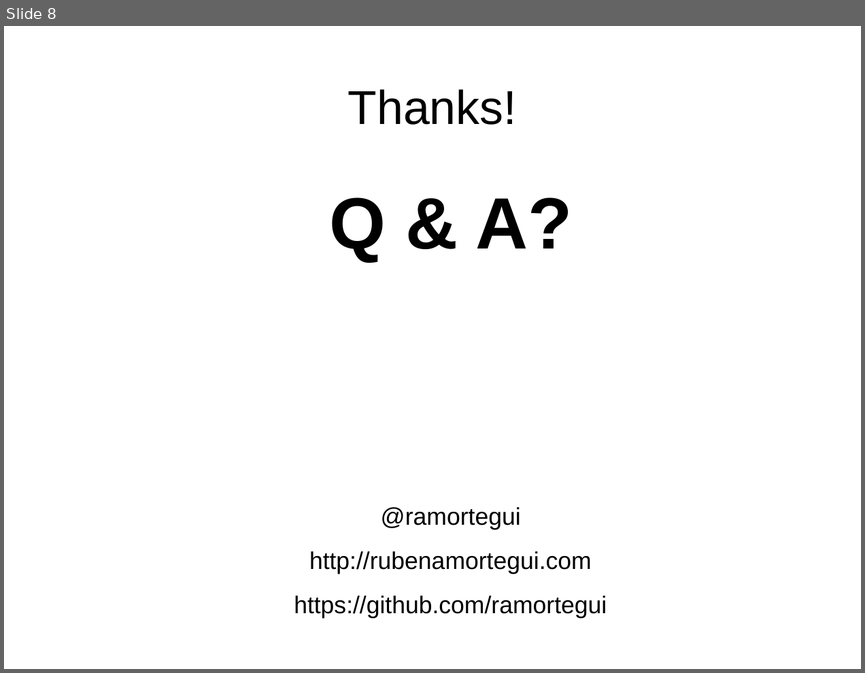
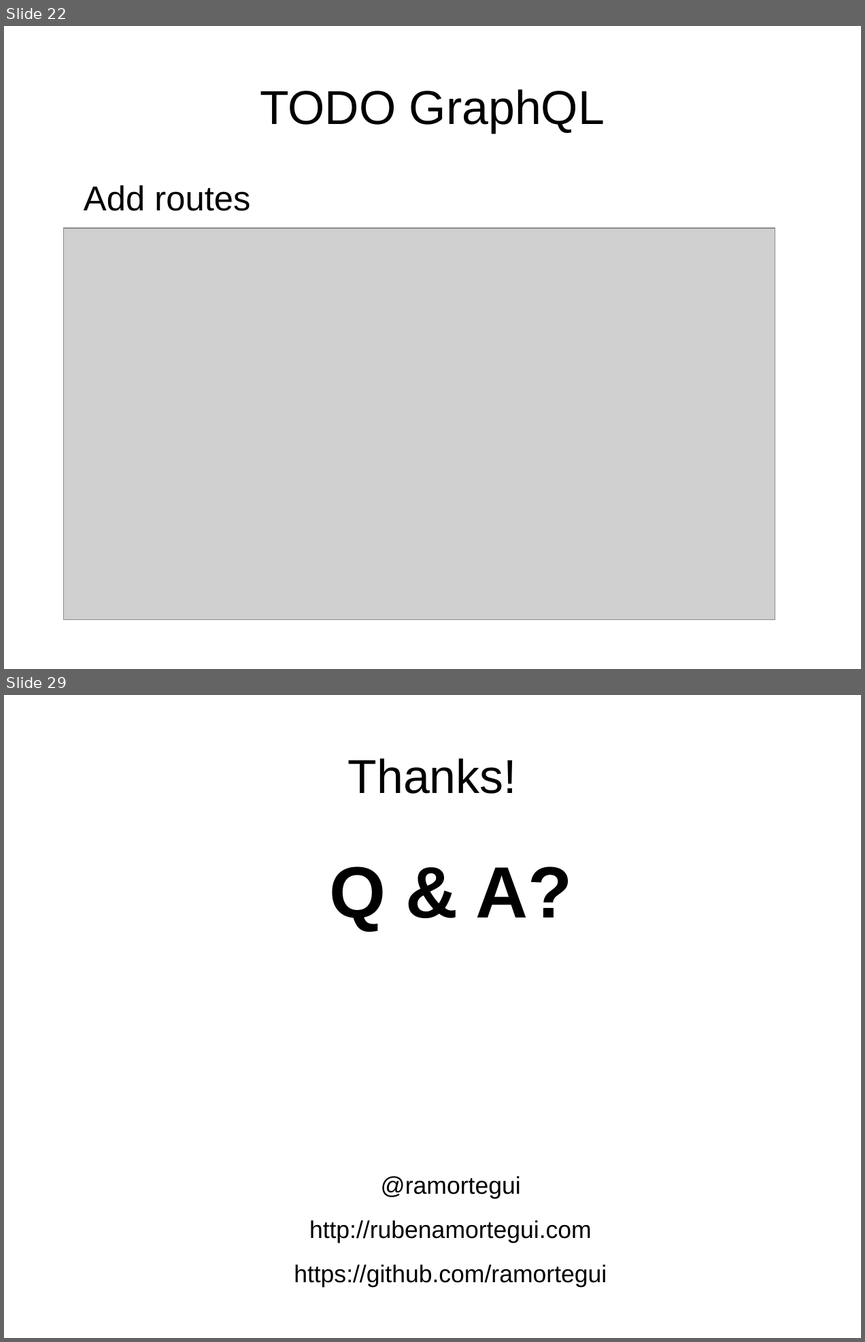
Before and after one commit to ramortegui/talks, a slide deck: elixir-absinthe-basics.odp. Shown one above the other, each under a label of ours: slide 8 before the commit, slides 22 and 29 after it; the slides between them are not shown. The pictures are 865x673 and 865x1342 pixels, drawn with LibreOffice and Linux fonts; fonts in the diff are those of the drawing; grey boxes stand for pictures. Boxes give left, top, right and bottom in pixels: in the first picture for what was removed or moved away, otherwise in the second. Text is boxed around its words. In the diff, an @@ line names an element or a change of style, - is before the commit and + after.

Commit message:
Update presentation and add sample images.

```diff
--- a/elixir-absinthe-basics.odp
+++ b/elixir-absinthe-basics.odp
@@ slide 22 added at (4, 26, 861, 669), background #FFFFFF @@
@@ title added at (260, 89, 604, 133), 44 pt, text #000000 @@
+TODO GraphQL
@@ text added at (84, 185, 250, 211), 32 pt, text #000000 @@
+Add routes
@@ picture added at (63, 228, 775, 620) @@
@@ what was slide 8 is now slide 29 @@
```
Also in this commit, not shown: 4 slides changed, 23 other slides added, 3 slides removed.
